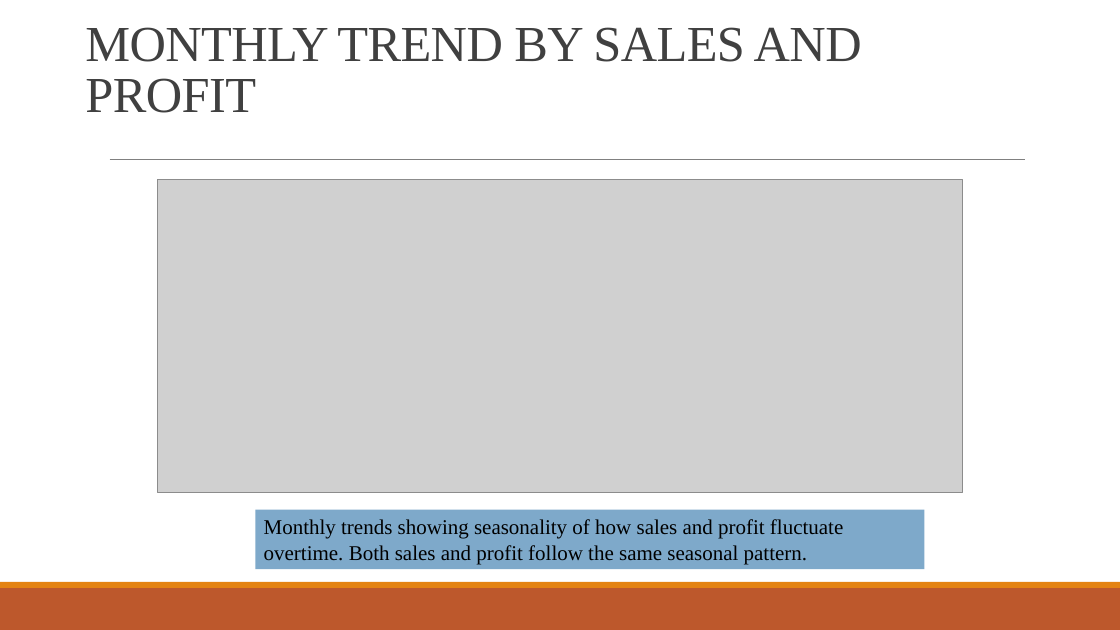
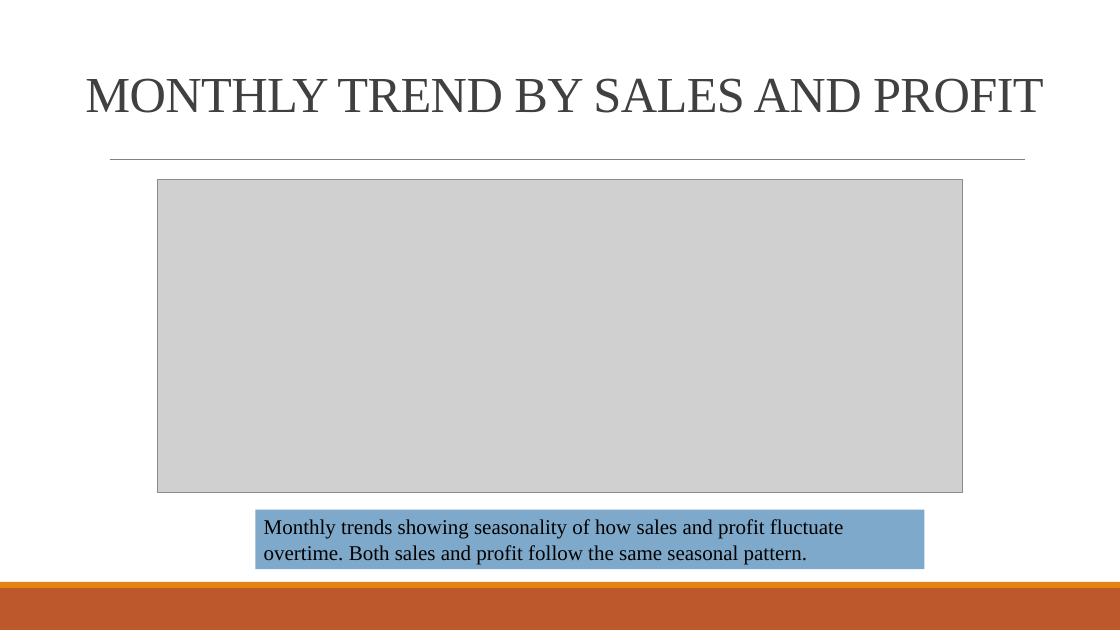
Before and after one commit to raphaelayerteyfloku1-bot/retail-sales-data-analysis, a slide deck: slide 19 of presentation.pptx. Drawn at 1120x630 pixels with LibreOffice and Linux fonts; fonts in the diff are those of the drawing; grey boxes stand for pictures. Boxes give left, top, right and bottom in pixels: in the first picture for what was removed or moved away, otherwise in the second. Text is boxed around its words. In the diff, an @@ line names an element or a change of style, - is before the commit and + after.

```diff
--- a/presentation.pptx
+++ b/presentation.pptx
@@ title "MONTHLY TREND BY SALES AND ..." rewrapped from bbox=[85, 27, 862, 113] to bbox=[85, 78, 1044, 113] @@
```
Also in this commit, not shown: 6 other slides changed.
